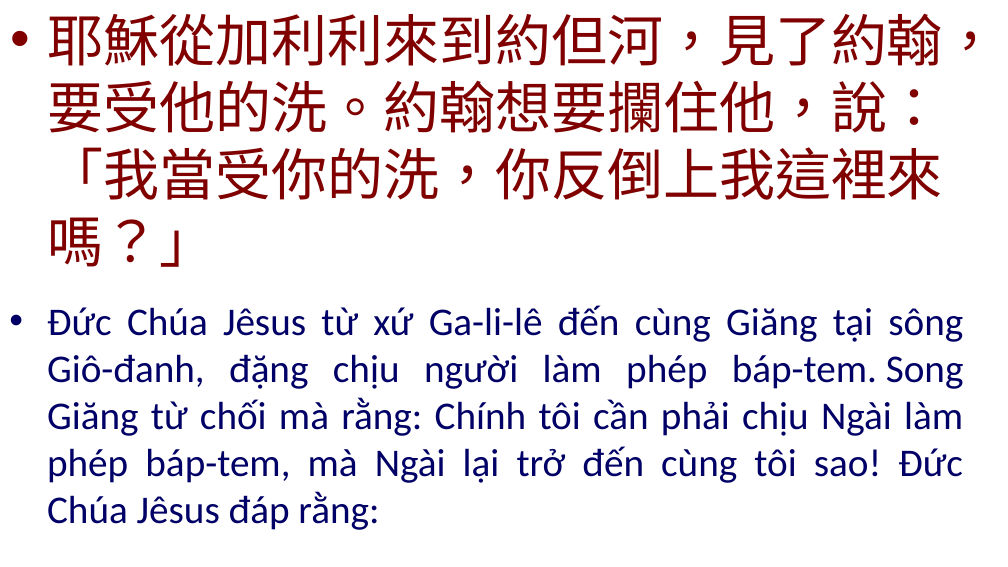
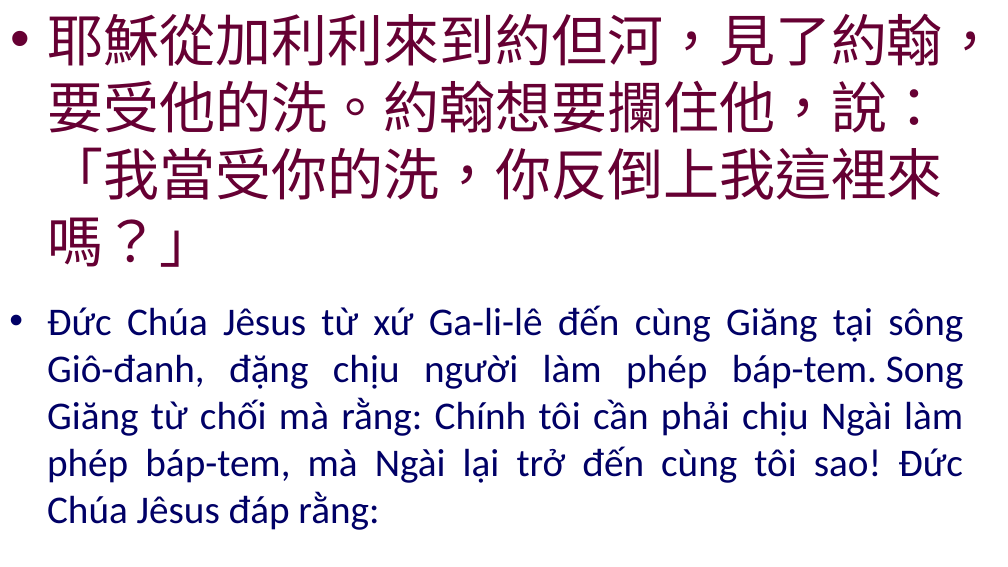
Before and after one commit to batisuoc/other-ppts, a slide deck: slide 8 of 聯合崇拜流程.pptx. Drawn at 1008x567 pixels with LibreOffice and Linux fonts; fonts in the diff are those of the drawing; background and template pictures are left out. Boxes give left, top, right and bottom in pixels: in the first picture for what was removed or moved away, otherwise in the second. Text is boxed around its words. In the diff, an @@ line names an element or a change of style, - is before the commit and + after.

```diff
--- a/聯合崇拜流程.pptx
+++ b/聯合崇拜流程.pptx
@@ text "耶穌從加利利來到約但河，見了約翰，要受他的洗。約翰想要攔住他，說：「我當受你的洗，你反倒上我這裡來嗎？」" at [48, 13, 999, 267]: text colour #800000 to #660033 @@
```
Also in this commit, not shown: 9 other slides changed.
